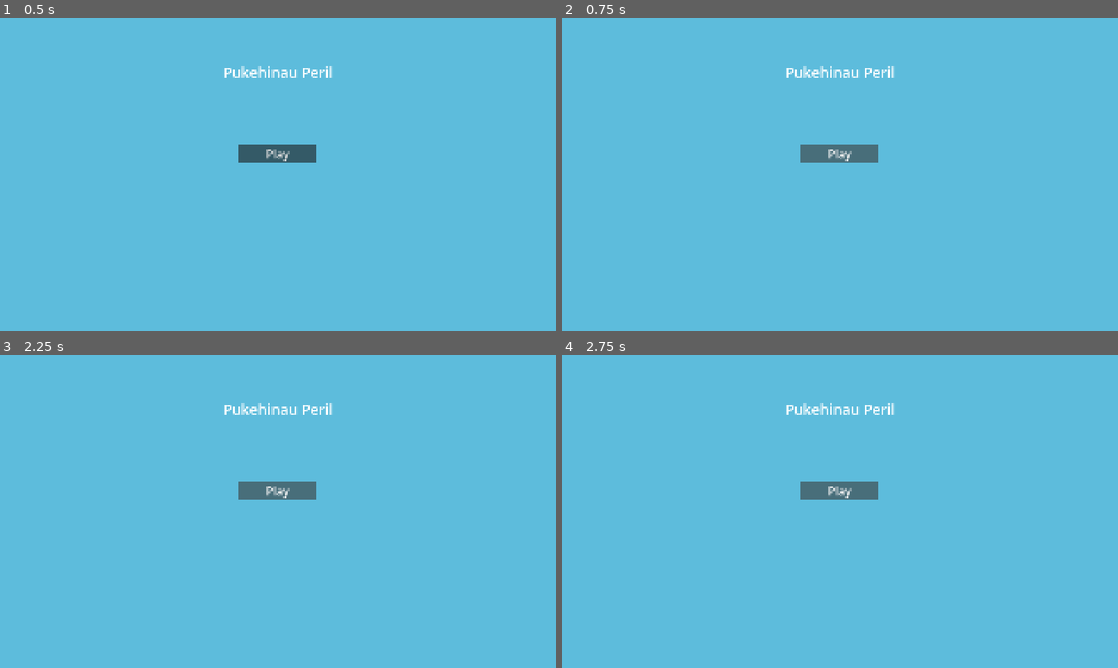
Above: before the commit, frames 1-4 (two rows, left to right).
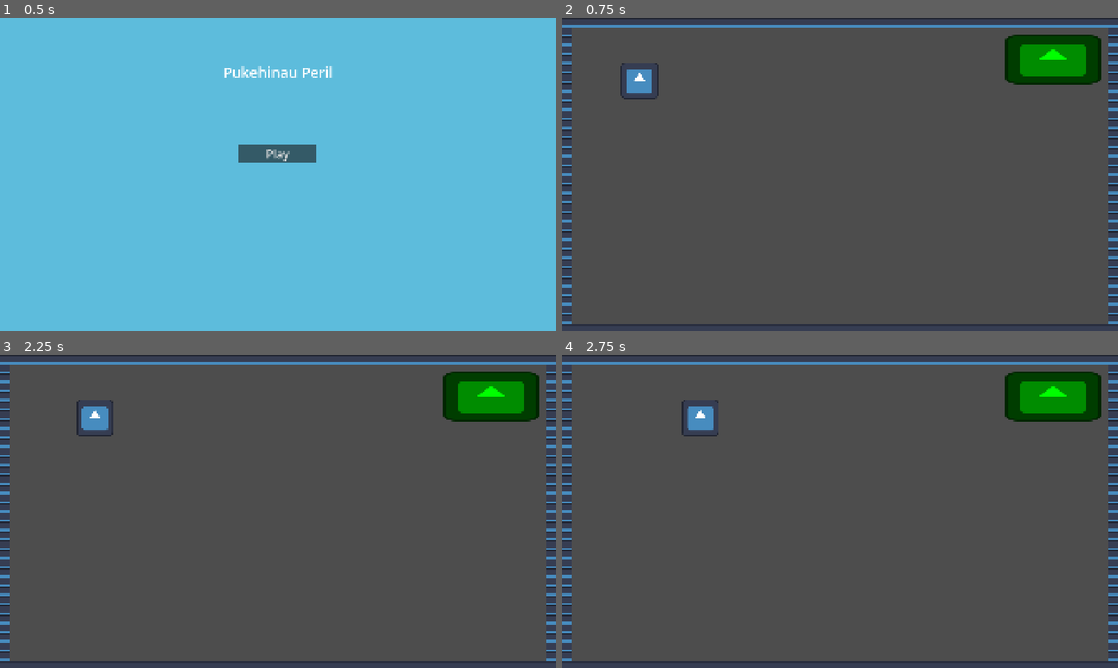
Above: after the commit, the same moments.

Repository: Exponential182/Pukehinau-Peril
Game: Godot game, scene res://prefabs/main_menu.tscn
Same seed, same stepped clock (60 frames per second), same inputs: the game is played once before the commit and once after it. The engine's default icon, where the game draws it, is replaced by a stand-in: a white triangle on a blue panel in a dark square.
Inputs (mouse positions are in pixels of both pictures, inside the frame that each line leads up to):
- Up to frame 1 (0.5 s): no input
- Up to frame 2 (0.75 s): click "Play" at 0.5 s
- Up to frame 3 (2.25 s): click (278, 489) at 1.25 s, where only the run before the commit has a clickable "Play"; tap Enter at 2 s; hold D (right) from 2.03 s (still down); tap E (interact) at 2.1 s
- Up to frame 4 (2.75 s): keep holding D (right)

Frame 1 is identical in both runs. In frame 2, 100% of the frame differs, in the area x 0-100%, y 0-100%; in frame 3, 100%; in frame 4, 100%.

Commit message:
Fix area subresource clash

Diff:
--- a/prefabs/main_level.tscn
+++ b/prefabs/main_level.tscn
@@ -35,6 +35,9 @@
 sources/0 = SubResource("TileSetAtlasSource_fypyd")
 pattern_0 = SubResource("TileMapPattern_ofjge")
 
+[sub_resource type="RectangleShape2D" id="RectangleShape2D_su5do"]
+size = Vector2(335, 168)
+
 [node name="main_level" type="Node2D" unique_id=1141564264]
 
 [node name="world" type="Node2D" parent="." unique_id=663481402]
@@ -54,7 +57,8 @@
 metadata/_edit_group_ = true
 
 [node name="area" type="CollisionShape2D" parent="puzzle_areas/vertical_puzzle" unique_id=1288288947]
-shape = SubResource("RectangleShape2D_ofjge")
+position = Vector2(-0.5, 3)
+shape = SubResource("RectangleShape2D_su5do")
 
 [node name="sprite_2d" type="Sprite2D" parent="puzzle_areas/vertical_puzzle" unique_id=1318231526]
 position = Vector2(-0.99998474, 2.9999933)
Not shown, removed: prefabs/game_manager.tscn1801049306.tmp
Not shown, removed: prefabs/game_manager.tscn4344476836.tmp
